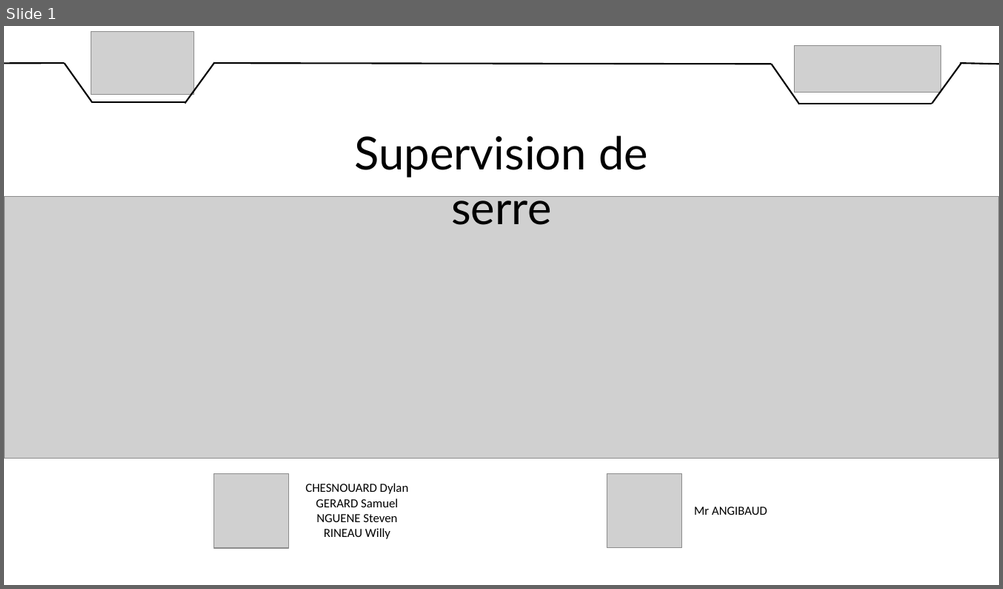
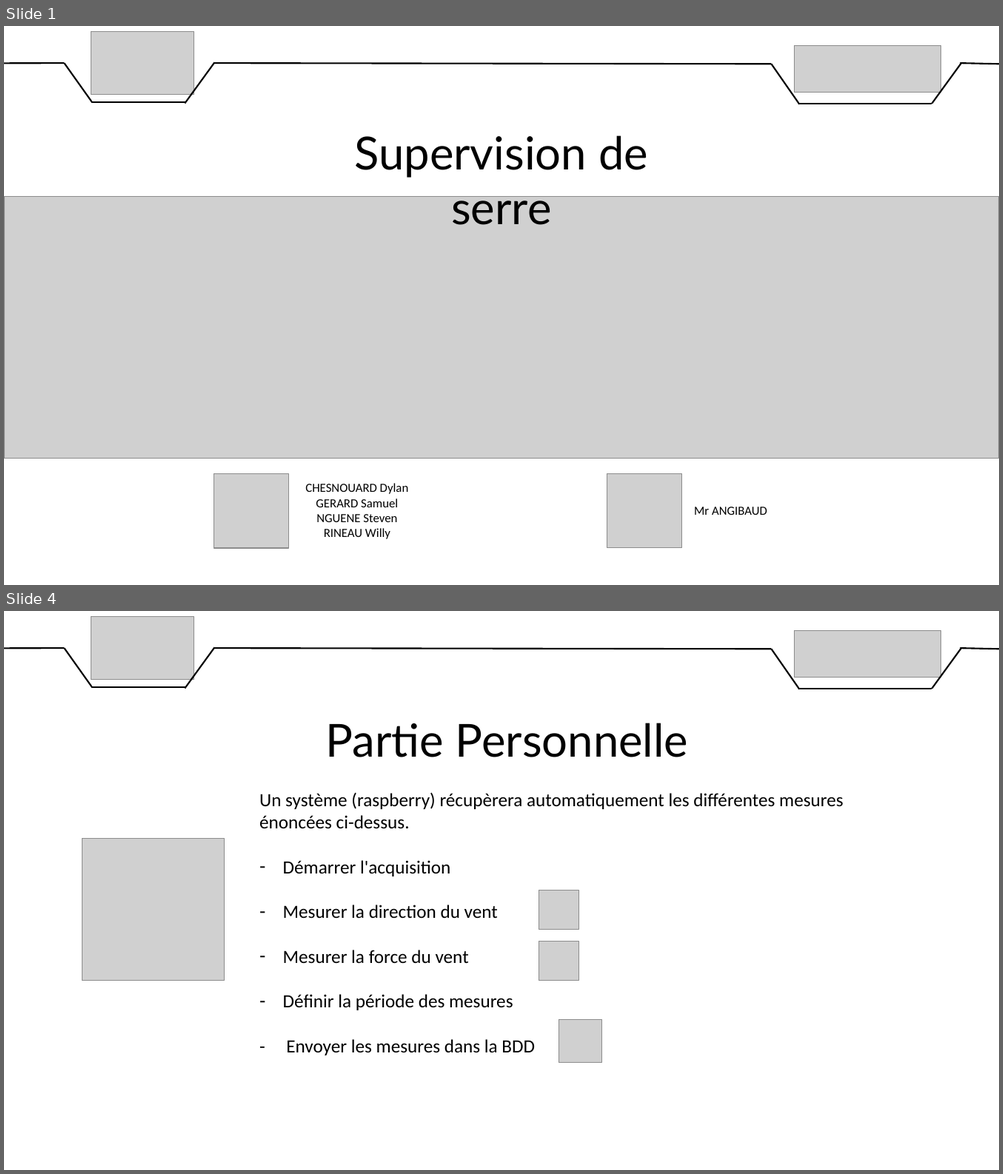
Before and after one commit to DylanChe/SupervisionSerre, a slide deck: oral_projet/diaporama_revue_1.pptx. Shown one above the other, each under a label of ours: slide 1 before the commit, slides 1 and 4 after it; the slides between them are not shown. The pictures are 1003x589 and 1003x1174 pixels, drawn with LibreOffice and Linux fonts; fonts in the diff are those of the drawing; grey boxes stand for pictures. Boxes give left, top, right and bottom in pixels: in the first picture for what was removed or moved away, otherwise in the second. Text is boxed around its words. In the diff, an @@ line names an element or a change of style, - is before the commit and + after.

```diff
--- a/oral_projet/diaporama_revue_1.pptx
+++ b/oral_projet/diaporama_revue_1.pptx
@@ slide 4 added at bbox=[4, 611, 999, 1170], background #FFFFFF @@
@@ picture added at bbox=[91, 616, 194, 680] @@
@@ picture added at bbox=[794, 630, 941, 677] @@
@@ line added from (4, 648) to (65, 648), #000000 1.5 pt @@
@@ line added from (65, 648) to (92, 688), #000000 1.5 pt @@
@@ line added from (214, 647) to (185, 689), #000000 1.5 pt @@
@@ line added from (213, 648) to (771, 649), #000000 1.5 pt @@
@@ line added from (771, 649) to (800, 689), #000000 1.5 pt @@
@@ line added from (962, 647) to (931, 689), #000000 1.5 pt @@
@@ line added from (960, 648) to (999, 649), #000000 1.5 pt @@
@@ line added from (92, 688) to (186, 688), #000000 1.5 pt @@
@@ line added from (800, 689) to (931, 689), #000000 1.5 pt @@
@@ text added at bbox=[326, 723, 688, 758], 44 pt, text #000000 @@
+Partie Personnelle
@@ text added at bbox=[259, 792, 843, 1056], 18 pt, text #000000 @@
+Un système (raspberry) récupèrera automatiquement les différentes mesures énoncées ci-dessus.
+– Démarrer l'acquisition
+– Mesurer la direction du vent
+– Mesurer la force du vent
+– Définir la période des mesures
+- Envoyer les mesures dans la BDD
@@ picture added at bbox=[82, 840, 223, 981] @@
@@ picture added at bbox=[539, 890, 578, 930] @@
@@ picture added at bbox=[539, 942, 578, 981] @@
@@ picture added at bbox=[558, 1020, 602, 1063] @@
```
Also in this commit, not shown: 1 slide changed, 1 other file.
